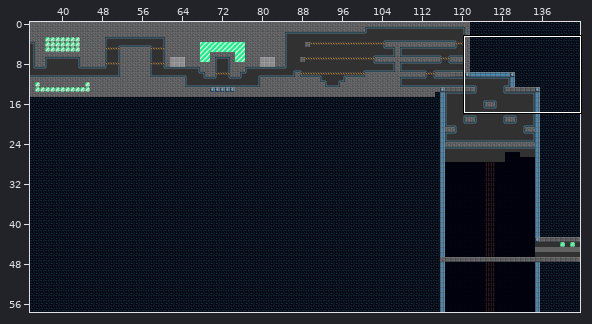
Tiled map -- assets/dat/level4.tmx. Above, an overview of the earlier version with the close-up marked.
Close-up. Old version:
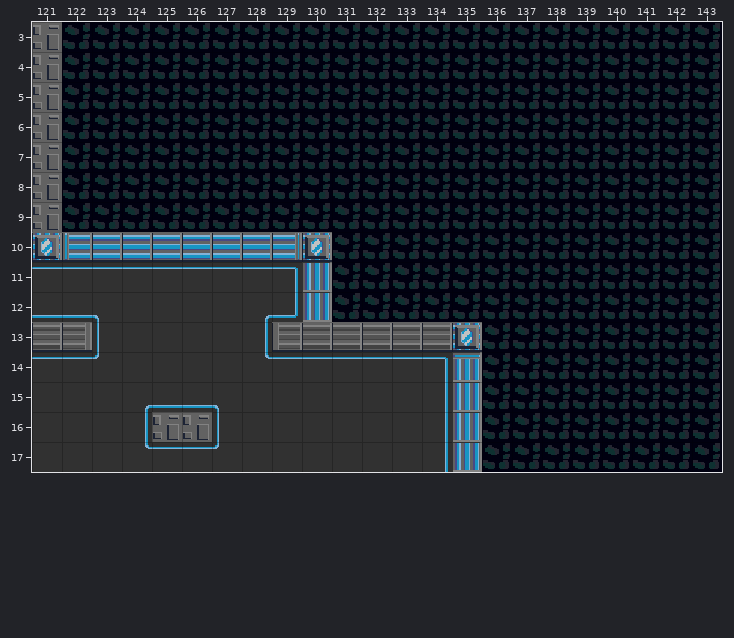
Cells are 20x20 px. Shown: x 121..143, y 3..17. The commit also changed other parts of the map, which this record leaves out. The old version is drawn lined up with the new one.
The result:
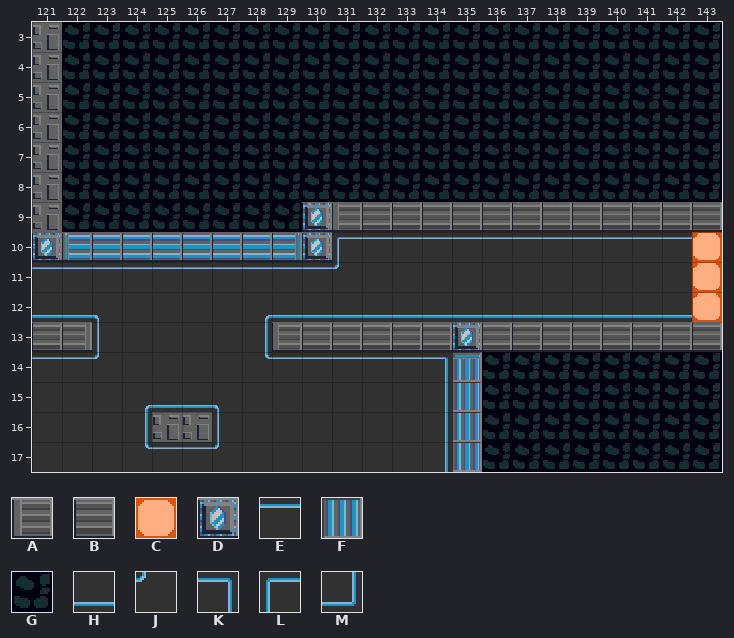
Key: from "defTile": A 3, B 4, C 9, D 19, E 25, F 36, G 38, H 43, J 62, K 77, L 78, M 80.
_ is an empty cell, # one hidden under a higher layer, . an unchanged one.
What changed:
map size 144x58 -> 144x32 cells
--- layer "bg"
@@ x 129..142 @@
-10 ..#________###
-11 K##........###
-12 M##....#___###
+10 ..LEEEEEEEEEEE
+11 EEJ........___
+12 HHH....HHHHHHH
--- layer "tile"
@@ x 130..143 @@
- 9 GGGGGGGGGGGGGG
-10 .GGGGGGGGGGGGG
-11 FGGGGGGGGGGGGG
-12 FGGGGGGGGGGGGG
-13 ......GGGGGGGG
+ 9 DABBBBBBBBBBBB
+10 ._____________
+11 ______________
+12 ______________
+13 ......BBBBBBBB
--- layer "po"
@@ x 143..143 @@
-10 _
-11 _
-12 _
+10 C
+11 C
+12 C
Pixel boxes of the changes (left, top, right, bottom) in both close-ups:
changed: (295, 202, 722, 352)
